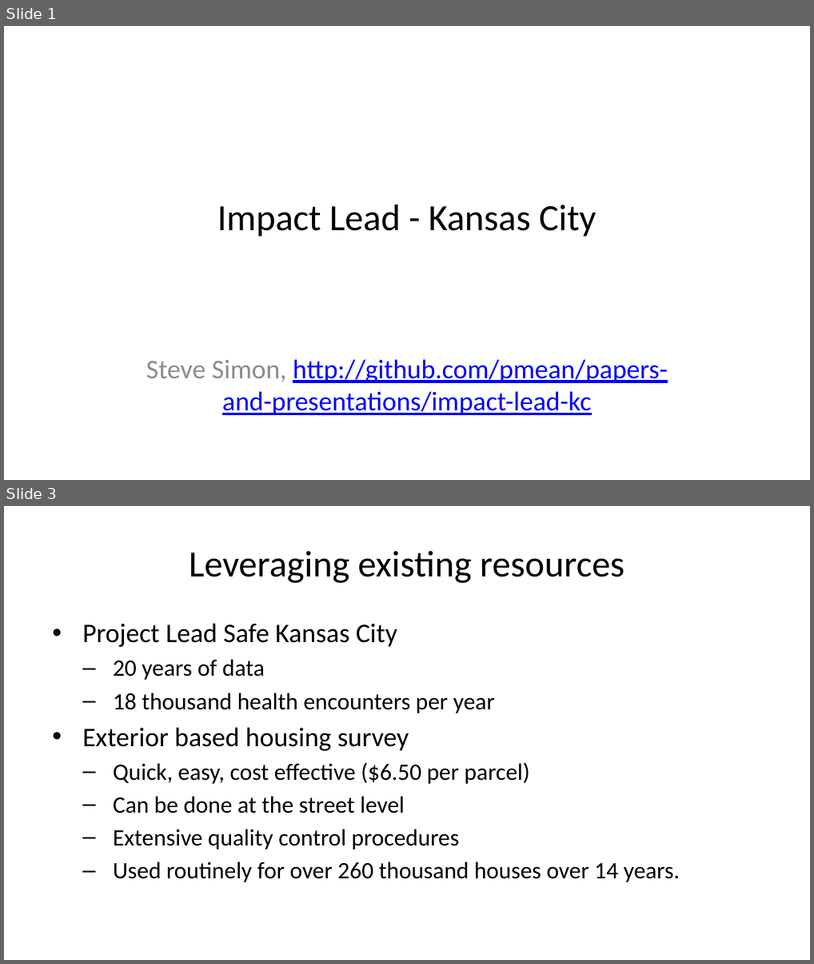
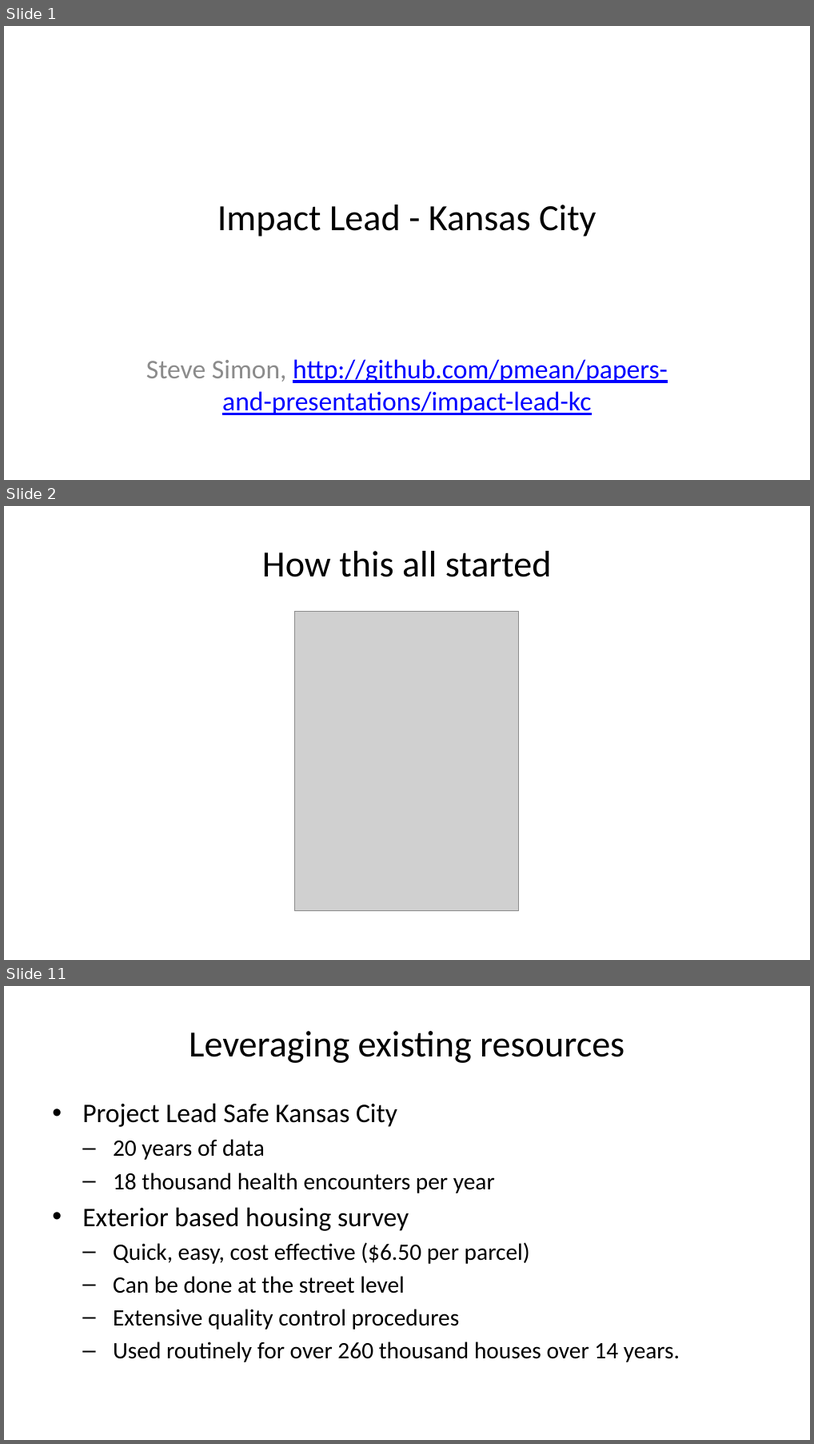
Before and after one commit to pmean/papers-and-presentations, a slide deck: kc-lead-impact/results/dbhi-presentation.pptx. Shown one above the other, each under a label of ours: slides 1 and 3 before the commit, slides 1, 2 and 11 after it; the slides between them are not shown. The pictures are 814x964 and 814x1444 pixels, drawn with LibreOffice and Linux fonts; fonts in the diff are those of the drawing; grey boxes stand for pictures. Boxes give left, top, right and bottom in pixels: in the first picture for what was removed or moved away, otherwise in the second. Text is boxed around its words. In the diff, an @@ line names an element or a change of style, - is before the commit and + after.

Commit message:
Added hud image to dbhi-presentation

```diff
--- a/kc-lead-impact/results/dbhi-presentation.pptx
+++ b/kc-lead-impact/results/dbhi-presentation.pptx
@@ slide 2 added at bbox=[4, 506, 810, 960], background #FFFFFF @@
@@ title added at bbox=[262, 551, 552, 577], 33 pt, text #000000 @@
+How this all started
@@ picture added at bbox=[295, 612, 519, 911] @@
@@ what was slide 3 is now slide 11 @@
```
Also in this commit, not shown: 8 other slides added, 1 slide removed, 2 other files.
